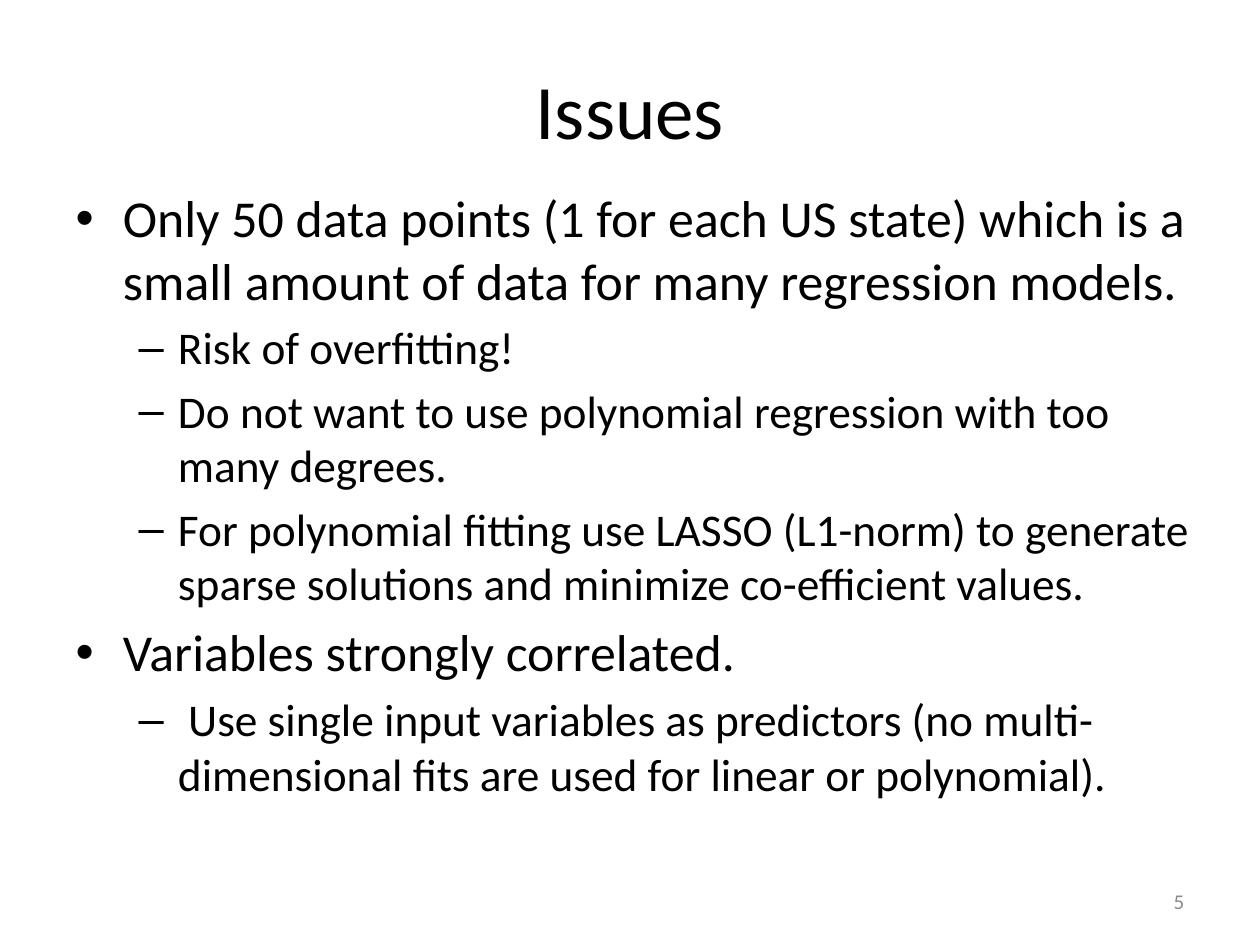
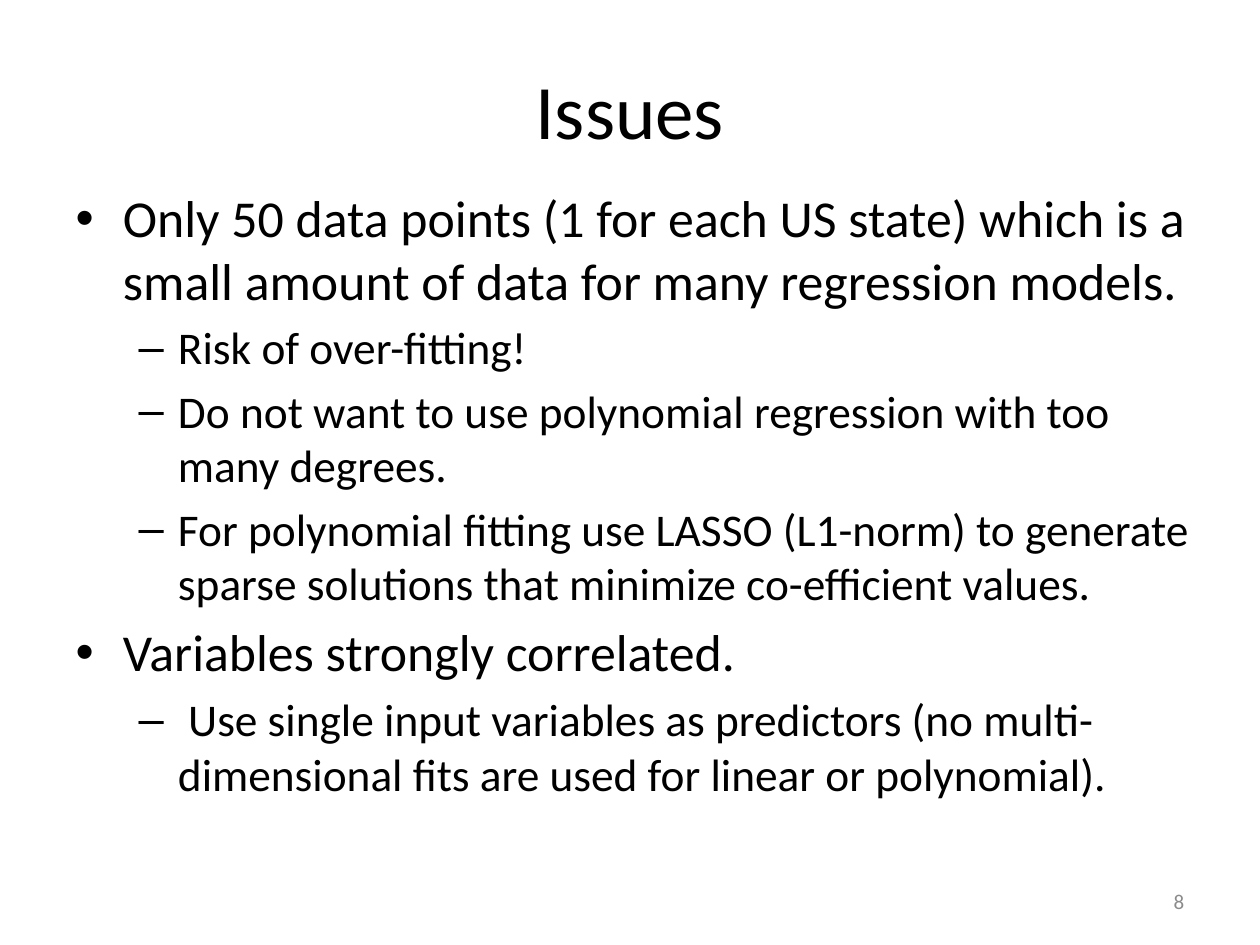
Before and after one commit to JeremyMcCormick/DAT_SF_14, a slide deck: slide 8 of myproject/Murder.pptx (slide 5 before the commit). Drawn at 1260x945 pixels with LibreOffice and Linux fonts; fonts in the diff are those of the drawing. Boxes give left, top, right and bottom in pixels: in the first picture for what was removed or moved away, otherwise in the second. Text is boxed around its words. In the diff, an @@ line names an element or a change of style, - is before the commit and + after.

```diff
--- a/myproject/Murder.pptx
+++ b/myproject/Murder.pptx
@@ text at (178, 332, 526, 372): text changed @@
-  – Risk of overfitting!
+  – Risk of over-fitting!
@@ text at (178, 513, 1188, 608): text changed @@
-  – For polynomial fitting use LASSO (L1-norm) to generate sparse solutions and minimize co-efficient values.
+  – For polynomial fitting use LASSO (L1-norm) to generate sparse solutions that minimize co-efficient values.
@@ page number at (1174, 895, 1185, 909): text changed @@
-5
+8
```
Also in this commit, not shown: 15 other slides changed, 1 other file.
